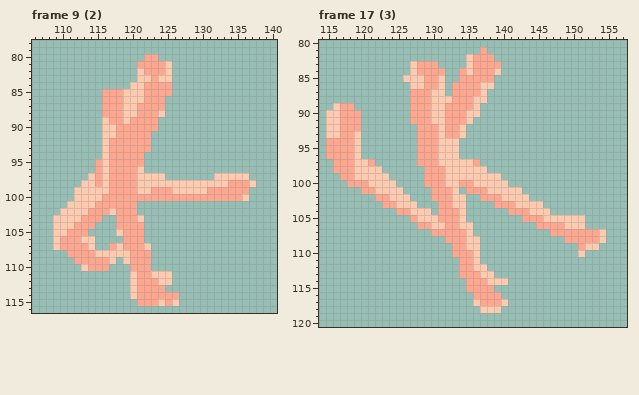
Pixel-art file -- resources/kid/unpacked/asesprite/arms/fair_left.aseprite. This is how it looked before the edit.
256x256 pixels, 64 frames. Shown: frame 9 (2): x 106..140, y 78..116; frame 17 (3): x 114..157, y 80..120. The commit also changed other frames, which this record leaves out.
After the commit:
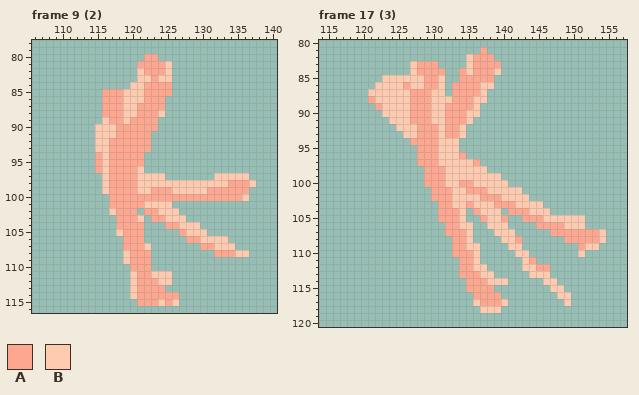
Palette (. is transparent): A #fda790  B #fecbb0
Change:
Frame 9 (2), layer "strike":
y 90..93: x 115 . -> B
y 94: x 115 . -> A
y 97: x 114..115 BA -> ..
y 98: x 113..115 BBA -> ...
y 99: x 112..115 BBBB -> ....
y 100: x 112..116 BBBBA -> .....
y 101: x 111..116 BBBBAA -> ......; x 121..125 ..... -> ABBBB
y 102: x 110..116 BBBBAAA -> .......; x 122..126 ..... -> AABBB
y 103: x 109..115 BBBBAAA -> .......; x 123..127 ..... -> AABBB
y 104: x 109..114 BBBAAA -> ......; x 125..129 ..... -> AABBB
y 105: x 109..113 BBAAA -> .....; x 127..130 .... -> ABBB
y 106: x 109..114 BAAABB -> ......; x 128..133 ...... -> AABBBB
y 107: x 109..114 BAAAAB -> ......; x 117..118 AB -> ..; x 130..134 ..... -> AABBB
y 108: x 111..118 AAAABBBB -> ........; x 132..136 ..... -> AAABB
y 109: x 112..117 AAAAAB -> ......
y 110: x 113..116 BAAA -> ....
Frame 17 (3), layer "strike":
y 85: x 123..125 ... -> BBB
y 86: x 122..126 ..... -> BBBBA
y 87: x 121..126 ...... -> BBBBBB
y 88: x 121..126 ...... -> ABBBBB
y 89: x 116..118 BAA -> ...; x 122..126 ..... -> ABBBB
y 90: x 115..119 BBAAA -> .....; x 123..126 .... -> BBBB
y 91: x 115..119 BBAAA -> .....; x 124..126 ... -> BBB
y 92: x 115..119 BBAAA -> .....; x 125..127 ... -> BBB
y 93: x 115..119 BBAAB -> .....; x 126..127 .. -> BB
y 94: x 115..119 AAAAB -> .....; x 127 . -> A
y 95: x 115..119 AAAAB -> .....
y 96: x 115..119 AAAAB -> .....; x 134 . -> A
y 97: x 116..121 AAABBA -> ......
y 98: x 116..122 AAABBBB -> .......
y 99: x 117..123 AABBBBB -> .......
y 100: x 118..124 AAABBBB -> .......
y 101: x 120..125 AABBBB -> ......; x 134 . -> B
y 102: x 122..126 AABBB -> .....; x 135..136 .. -> BB
y 103: x 123..127 AABBB -> .....; x 135..138 .... -> ABBB
y 104: x 125..129 AABBB -> .....; x 136..139 .... -> ABBB
y 105: x 127..130 ABBB -> ....; x 137..140 .... -> ABBA
y 106: x 128..131 AABB -> ....; x 138..140 ... -> BBB
y 107: x 130..131 AA -> ..; x 139..141 ... -> BBB
y 108: x 132 A -> .; x 136 B -> .; x 140..142 ... -> BBA
y 109: x 141..142 .. -> BB
y 110: x 142..143 .. -> BB
y 111: x 143..144 .. -> BA
y 112: x 143..146 .... -> BBAA
y 113: x 144..146 ... -> BBB
y 114: x 146..147 .. -> BB
y 115: x 147..148 .. -> BB
y 116: x 148..149 .. -> BB
y 117: x 149 . -> B
Boxes around the changes in both pictures, in picture pixels (x1, y1, x2, y2):
changed: (53, 124, 249, 271)
changed: (326, 75, 571, 306)
